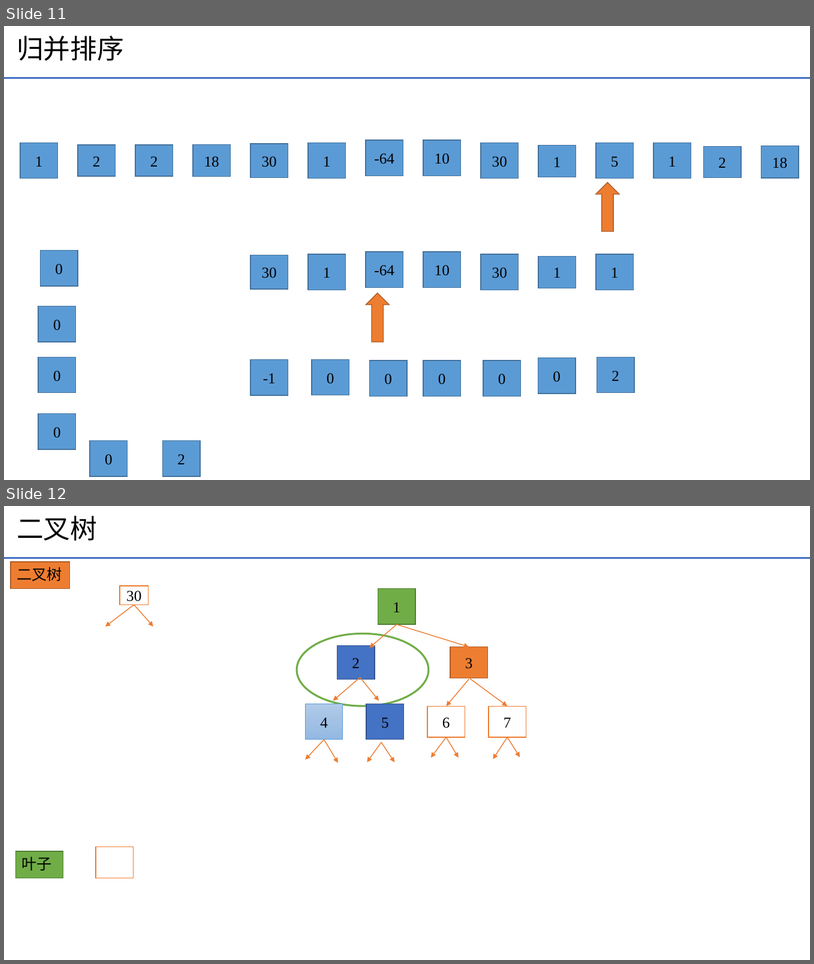
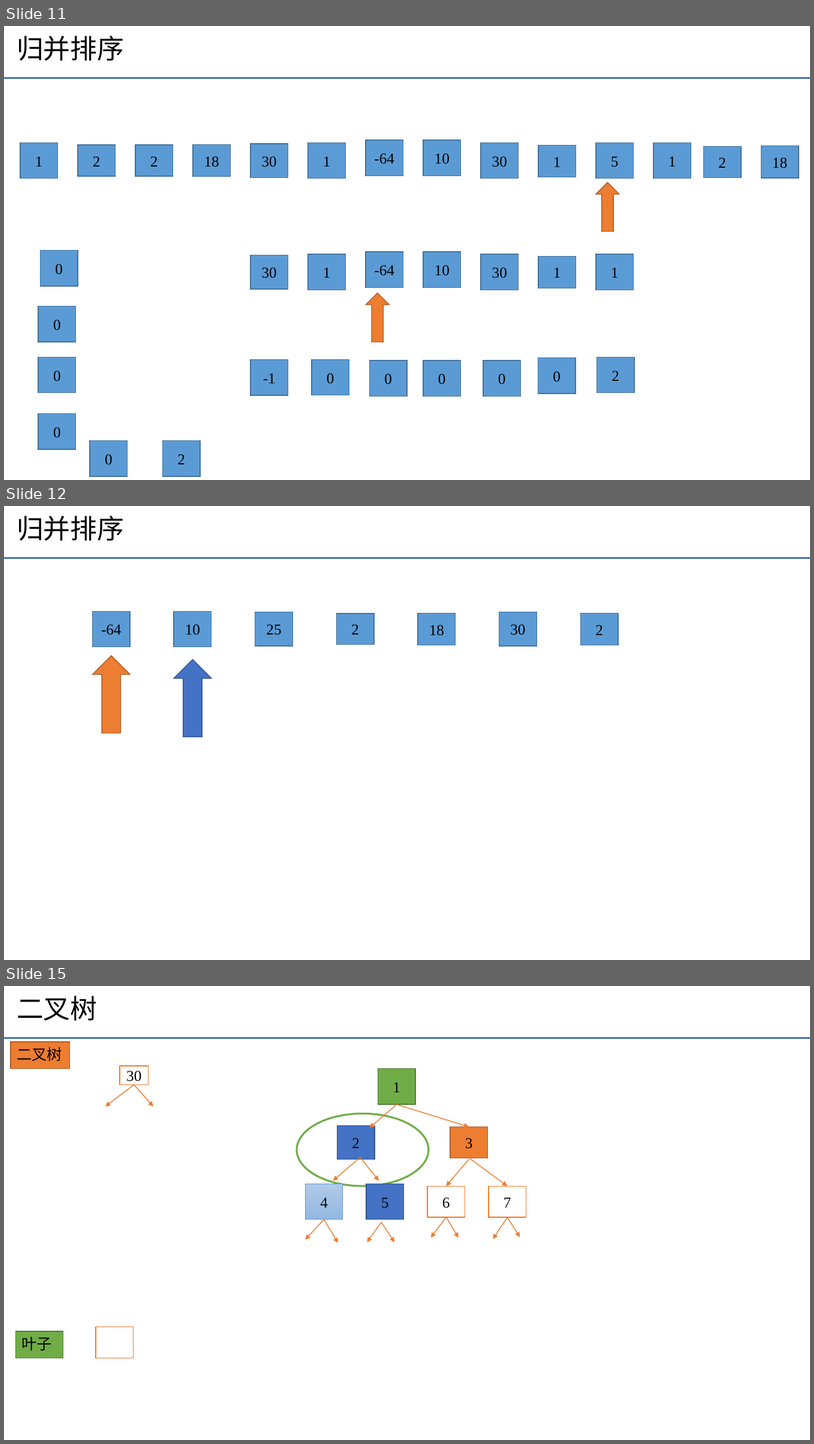
Before and after one commit to yechong316/Python-function, a slide deck: 数据结构与算法/线性表/数据结构可视化辅助理解，便于代码开发.pptx. Shown one above the other, each under a label of ours: slides 11 and 12 before the commit, slides 11, 12 and 15 after it; the slides between them are not shown. The pictures are 814x964 and 814x1444 pixels, drawn with LibreOffice and Linux fonts; fonts in the diff are those of the drawing. Boxes give left, top, right and bottom in pixels: in the first picture for what was removed or moved away, otherwise in the second. Text is boxed around its words. In the diff, an @@ line names an element or a change of style, - is before the commit and + after.

```diff
--- a/数据结构与算法/线性表/数据结构可视化辅助理解，便于代码开发.pptx
+++ b/数据结构与算法/线性表/数据结构可视化辅助理解，便于代码开发.pptx
@@ slide 12 added at (4, 506, 810, 960), background #FFFFFF; not listed: 1 template element that a slide beside it also shows @@
@@ title added at (17, 516, 124, 541), 32 pt, text #000000 @@
+归并排序
@@ rectangle added at (92, 611, 130, 647), fill #5B9BD5, outline #43739E 1 pt, 18 pt, text #000000 @@
+-64
@@ rectangle added at (174, 611, 212, 647), fill #5B9BD5, outline #43739E 1 pt, 18 pt, text #000000 @@
+10
@@ rectangle added at (255, 612, 293, 646), fill #5B9BD5, outline #43739E 1 pt, 18 pt, text #000000 @@
+25
@@ rectangle added at (337, 613, 374, 645), fill #5B9BD5, outline #43739E 1 pt, 18 pt, text #000000 @@
+2
@@ rectangle added at (419, 613, 456, 645), fill #5B9BD5, outline #43739E 1 pt, 18 pt, text #000000 @@
+18
@@ rectangle added at (500, 612, 537, 646), fill #5B9BD5, outline #43739E 1 pt, 18 pt, text #000000 @@
+30
@@ rectangle added at (581, 613, 618, 645), fill #5B9BD5, outline #43739E 1 pt, 18 pt, text #000000 @@
+2
@@ up arrow added at (92, 655, 130, 733), fill #ED7D31, outline #AF5C24 1 pt @@
@@ up arrow added at (174, 660, 212, 737), fill #4472C4, outline #325491 1 pt @@
@@ what was slide 12 is now slide 15 @@
```
Also in this commit, not shown: 2 other slides added, 2 other files.
